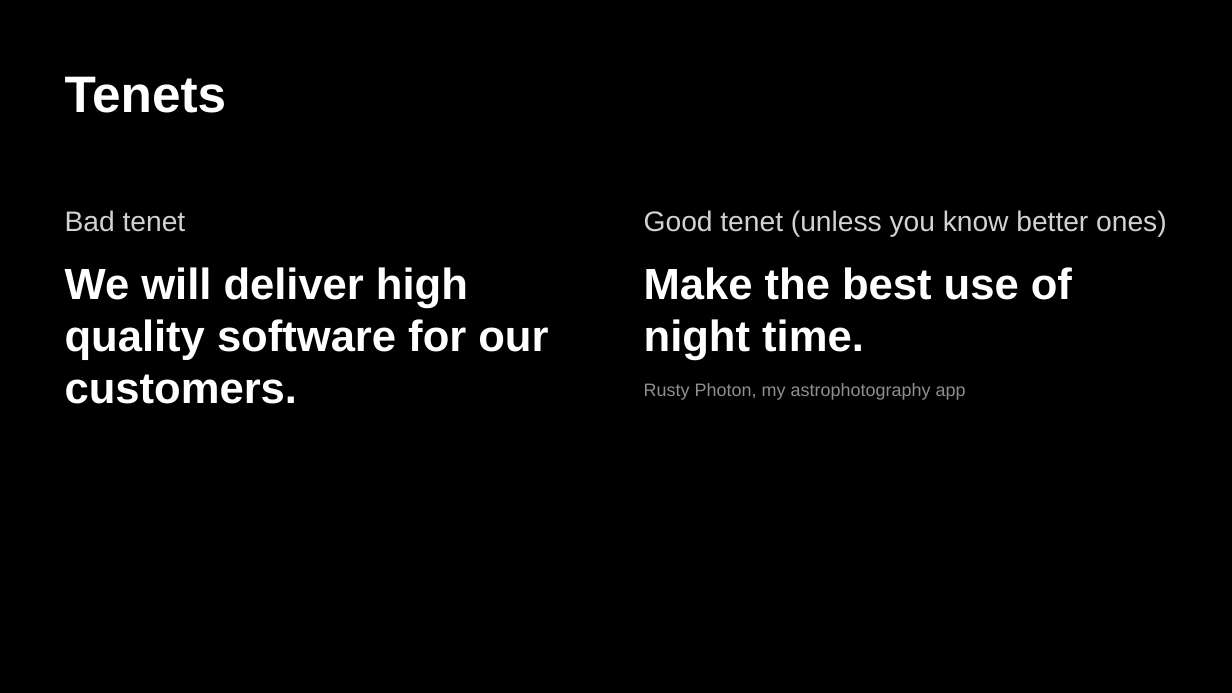
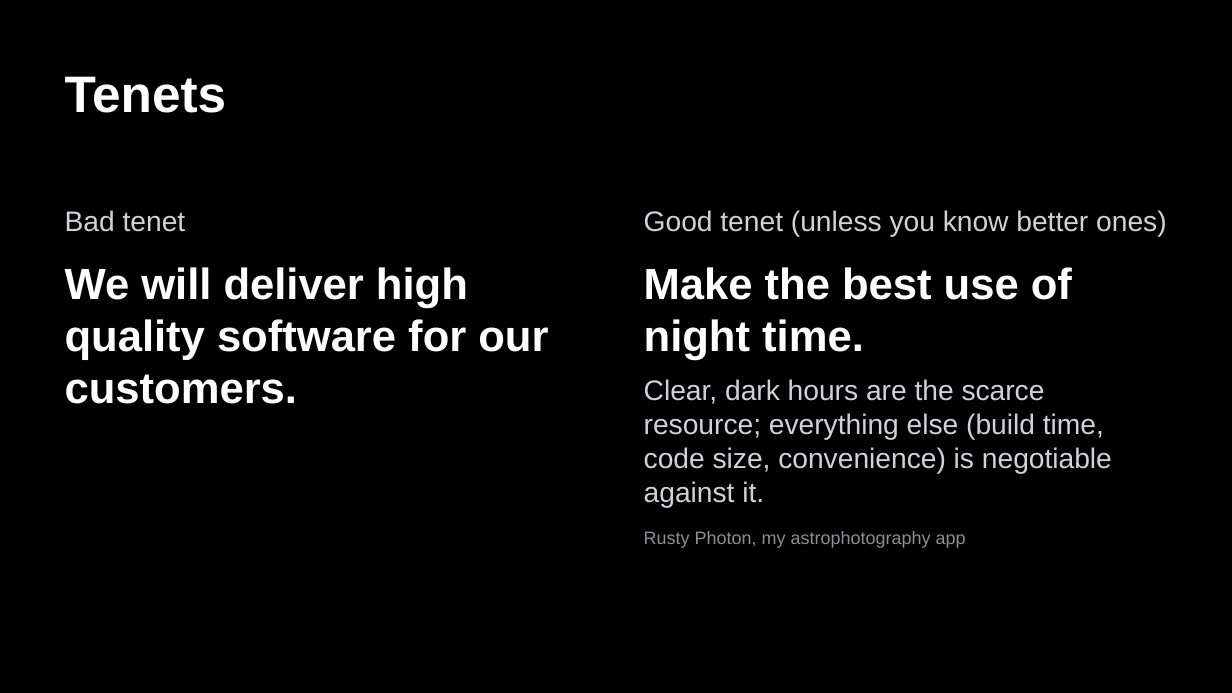
Before and after one commit to ivonnyssen/2026-0111, a slide deck: slide 17 of talk.pptx. Drawn at 1232x693 pixels with LibreOffice and Linux fonts; fonts in the diff are those of the drawing. Boxes give left, top, right and bottom in pixels: in the first picture for what was removed or moved away, otherwise in the second. Text is boxed around its words. In the diff, an @@ line names an element or a change of style, - is before the commit and + after.

```diff
--- a/talk.pptx
+++ b/talk.pptx
@@ text at [644, 379, 1112, 508]: paragraph added @@
+Clear, dark hours are the scarce resource; everything else (build time, code size, convenience) is negotiable against it.
```
Also in this commit, not shown: 3 other slides changed, 1 slide added, 1 slide removed, 3 other files.
